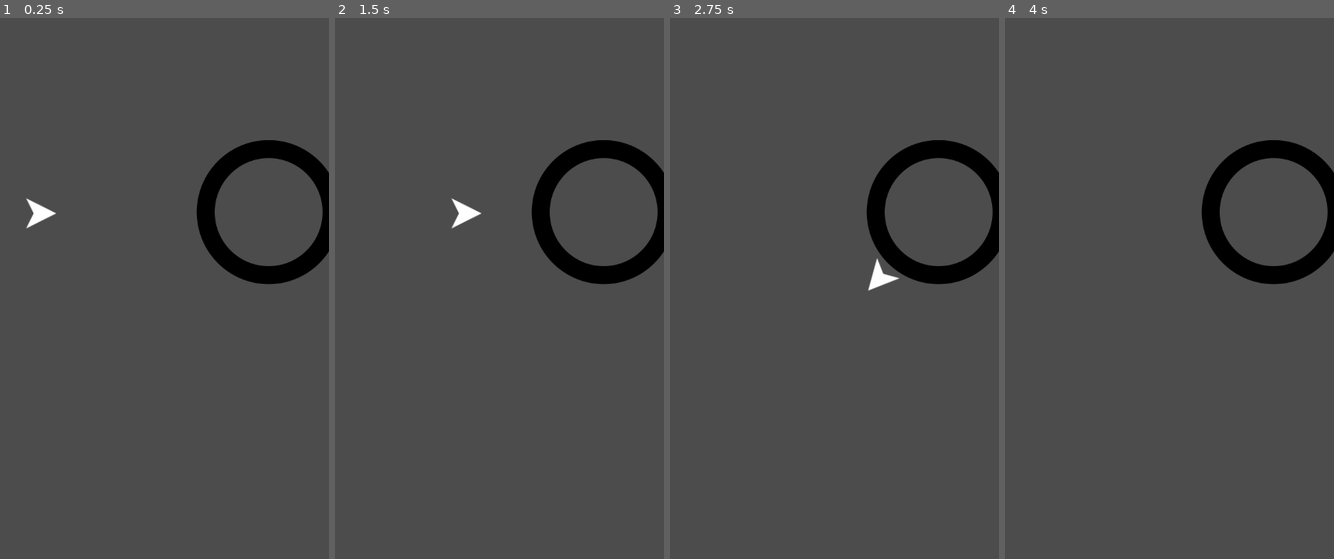
Above: before the commit, frames 1-4 (left to right).
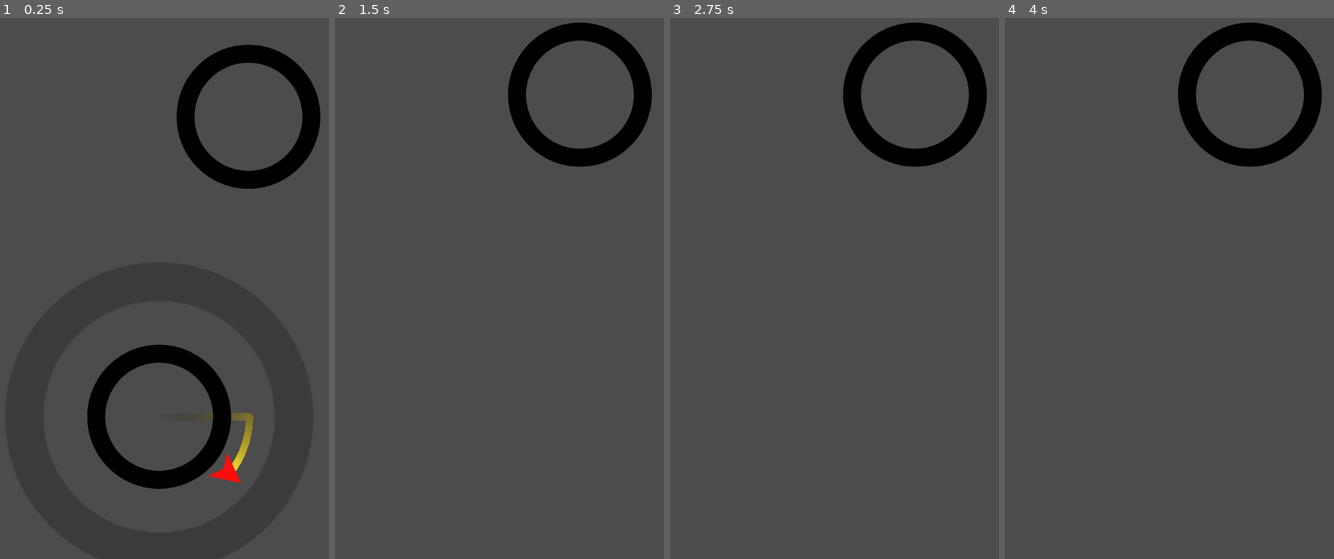
Above: after the commit, the same moments.

Repository: Eyesofbanquo/GodotGame
Game: Godot game, scene res://Main.tscn
Two runs of this game, one before a commit and one after it. Both use one fixed random seed, a clock stepped at 60 frames per second and the inputs below. The project has no main scene, so this scene is started directly.
Inputs (mouse positions are in pixels of both pictures, inside the frame that each line leads up to):
- Up to frame 1 (0.25 s): no input
- Up to frame 2 (1.5 s): move the mouse to (565, 218) at 0.52 s; click (565, 218) at 0.67 s; move the mouse to (420, 283) at 1.27 s; click (420, 283) at 1.42 s
- Up to frame 3 (2.75 s): move the mouse to (860, 115) at 2.02 s; click (860, 115) at 2.17 s
- Up to frame 4 (4 s): move the mouse to (1143, 375) at 2.77 s; click (1143, 375) at 2.92 s; tap Enter at 3.5 s; move the mouse to (1264, 342) at 3.52 s; click (1264, 342) at 3.67 s

The runs differ from the first frame. In frame 1, 12% of the frame differs, in the area x 7-100%, y 4-87%; in frame 2, 6.9%; in frame 3, 6.9%; in frame 4, 6.6%.

Commit message:
Finished Part 2

Diff:
--- a/PhoneGame/Circle.gd
+++ b/PhoneGame/Circle.gd
@@ -4,16 +4,23 @@
 var radius = 100
 var rotation_speed = PI
 
-func _ready():
-	init()
-
-func init(_radius=radius):
+func init(_position, _radius=radius):
+	position = _position
 	radius = _radius
 	$CollisionShape2D.shape = $CollisionShape2D.shape.duplicate()
 	$CollisionShape2D.shape.radius = radius
 	var img_size = $Sprite.texture.get_size().x / 2
 	$Sprite.scale = Vector2(1,1) * radius / img_size
 	orbit_position.position.x = radius + 25
+	rotation_speed *= pow(-1, randi() % 2)
 
 func _process(delta):
 	$Pivot.rotation += rotation_speed * delta
+
+func implode():
+	$AnimationPlayer.play("implode")
+	yield($AnimationPlayer, "animation_finished")
+	queue_free()
+
+func capture():
+	$AnimationPlayer.play("capture")
--- a/PhoneGame/Circle.tscn
+++ /dev/null
@@ -1,26 +0,0 @@
-[gd_scene load_steps=6 format=2]
-
-[ext_resource path="res://assets/images/circle1_n.png" type="Texture" id=1]
-[ext_resource path="res://Circle.gd" type="Script" id=2]
-[ext_resource path="res://color.gdshader" type="Shader" id=3]
-
-[sub_resource type="ShaderMaterial" id=2]
-shader = ExtResource( 3 )
-shader_param/color = null
-
-[sub_resource type="CircleShape2D" id=1]
-radius = 125.534
-
-[node name="Circle" type="Area2D"]
-script = ExtResource( 2 )
-
-[node name="Sprite" type="Sprite" parent="."]
-material = SubResource( 2 )
-texture = ExtResource( 1 )
-
-[node name="CollisionShape2D" type="CollisionShape2D" parent="."]
-shape = SubResource( 1 )
-
-[node name="Pivot" type="Node2D" parent="."]
-
-[node name="OrbitPosition" type="Position2D" parent="Pivot"]
--- a/PhoneGame/Jumper.gd
+++ b/PhoneGame/Jumper.gd
@@ -1,25 +1,42 @@
 extends Area2D
+
+signal captured
+
+onready var trail = $Trail/Points
 
 var velocity = Vector2(100, 0)
 var jump_speed = 1000
 var target = null
+var trail_length = 25
 
 func _unhandled_input(event):
 	if target and event is InputEventScreenTouch and event.is_pressed():
 		jump()
 
 func jump():
+	target.implode()
 	# detach from orbit_position Position2D node
 	target = null
 	#transform.x is the direction we're pointing in
 	velocity = transform.x * jump_speed
 
-
+# This is called when the player connects to a circle
+# It sets the target = to the circle's Area2D
+# It removes velocity so the player can start rotating
+# It emits a signal saying it's captured/connected and passes what it connected to
 func _on_Jumper_area_entered(area):
 	target = area
+	# This gets the vector between your position and the target position
+	# Then it gets the ANGLE of this vector. Since a vector is simply a magnitude + direction (angle)
+	# And it sets the Pivot angle to this angle so that the player always snaps to this place
+	target.get_node("Pivot").rotation = (position - target.position).angle()
 	velocity = Vector2.ZERO
+	emit_signal("captured", area)
 
 func _physics_process(delta):
+	if trail.points.size() > trail_length:
+		trail.remove_point(0)
+	trail.add_point(position)
 	# If a target exists then follow the transform of orbit_position
 	# orbit_position here reprsents a path node
 	# transform is what scales, rotates
--- /dev/null
+++ b/PhoneGame/Main.gd
@@ -0,0 +1,38 @@
+extends Node
+
+
+var Circle = preload("res://objects/Circle.tscn")
+var Jumper = preload("res://objects/Jumper.tscn")
+
+var player
+
+func _ready():
+	randomize()
+	new_game()
+
+func new_game():
+	$Camera2D.position = $StartPosition.position
+	player = Jumper.instance()
+	player.position = $StartPosition.position
+	add_child(player)
+	player.connect("captured", self, "_on_Jumper_captured")
+
+	# create a circle at the start position
+	spawn_circle($StartPosition.position)
+
+func spawn_circle(_position=null):
+	var c = Circle.instance()
+	if !_position:
+		var x = rand_range(-150, 150)
+		var y = rand_range(-500, -400)
+		_position = player.target.position + Vector2(x, y)
+	add_child(c)
+	c.init(_position)
+
+# When the player connects to a circle, This is called and the Circle Area2D is passed
+# It then sets the camera position to the position of the Area2D
+# It then spawns a new circle *away* from the current circle's Area2D position
+func _on_Jumper_captured(object):
+	$Camera2D.position = object.position
+	object.capture()
+	call_deferred("spawn_circle")
--- a/PhoneGame/Main.tscn
+++ b/PhoneGame/Main.tscn
@@ -1,12 +1,16 @@
-[gd_scene load_steps=3 format=2]
+[gd_scene load_steps=2 format=2]
 
-[ext_resource path="res://Jumper.tscn" type="PackedScene" id=1]
-[ext_resource path="res://Circle.tscn" type="PackedScene" id=2]
+[ext_resource path="res://Main.gd" type="Script" id=1]
 
 [node name="Main" type="Node"]
+script = ExtResource( 1 )
 
-[node name="Circle" parent="." instance=ExtResource( 2 )]
-position = Vector2( 396.454, 374.9 )
+[node name="StartPosition" type="Position2D" parent="."]
+position = Vector2( 264.39, 691.822 )
 
-[node name="Jumper" parent="." instance=ExtResource( 1 )]
-position = Vector2( 56.6325, 376.606 )
+[node name="Camera2D" type="Camera2D" parent="."]
+position = Vector2( 222.529, 430.736 )
+offset = Vector2( 0, -200 )
+current = true
+smoothing_enabled = true
+smoothing_speed = 8.0
--- /dev/null
+++ b/PhoneGame/objects/Circle.tscn
@@ -0,0 +1,105 @@
+[gd_scene load_steps=8 format=2]
+
+[ext_resource path="res://assets/images/circle1_n.png" type="Texture" id=1]
+[ext_resource path="res://Circle.gd" type="Script" id=2]
+[ext_resource path="res://color.gdshader" type="Shader" id=3]
+
+[sub_resource type="ShaderMaterial" id=1]
+shader = ExtResource( 3 )
+shader_param/color = null
+
+[sub_resource type="CircleShape2D" id=2]
+radius = 125.534
+
+[sub_resource type="Animation" id=4]
+resource_name = "capture"
+length = 0.5
+step = 0.01
+tracks/0/type = "value"
+tracks/0/path = NodePath("SpriteEffect:visible")
+tracks/0/interp = 1
+tracks/0/loop_wrap = true
+tracks/0/imported = false
+tracks/0/enabled = true
+tracks/0/keys = {
+"times": PoolRealArray( 0 ),
+"transitions": PoolRealArray( 1 ),
+"update": 1,
+"values": [ true ]
+}
+tracks/1/type = "value"
+tracks/1/path = NodePath("SpriteEffect:scale")
+tracks/1/interp = 1
+tracks/1/loop_wrap = true
+tracks/1/imported = false
+tracks/1/enabled = true
+tracks/1/keys = {
+"times": PoolRealArray( 0, 0.5 ),
+"transitions": PoolRealArray( 1, 1 ),
+"update": 0,
+"values": [ Vector2( 3, 3 ), Vector2( 1e-05, 1e-05 ) ]
+}
+tracks/2/type = "value"
+tracks/2/path = NodePath("SpriteEffect:modulate")
+tracks/2/interp = 1
+tracks/2/loop_wrap = true
+tracks/2/imported = false
+tracks/2/enabled = true
+tracks/2/keys = {
+"times": PoolRealArray( 0, 0.5 ),
+"transitions": PoolRealArray( 1, 1 ),
+"update": 0,
+"values": [ Color( 1, 1, 1, 0 ), Color( 1, 1, 1, 0.482353 ) ]
+}
+
+[sub_resource type="Animation" id=3]
+resource_name = "implode"
+length = 0.4
+tracks/0/type = "value"
+tracks/0/path = NodePath(".:scale")
+tracks/0/interp = 1
+tracks/0/loop_wrap = true
+tracks/0/imported = false
+tracks/0/enabled = true
+tracks/0/keys = {
+"times": PoolRealArray( 0, 0.4 ),
+"transitions": PoolRealArray( 1, 1 ),
+"update": 0,
+"values": [ Vector2( 1, 1 ), Vector2( 1e-05, 1e-05 ) ]
+}
+tracks/1/type = "value"
+tracks/1/path = NodePath(".:modulate")
+tracks/1/interp = 1
+tracks/1/loop_wrap = true
+tracks/1/imported = false
+tracks/1/enabled = true
+tracks/1/keys = {
+"times": PoolRealArray( 0, 0.4 ),
+"transitions": PoolRealArray( 1, 1 ),
+"update": 0,
+"values": [ Color( 1, 1, 1, 1 ), Color( 1, 1, 1, 0 ) ]
+}
+
+[node name="Circle" type="Area2D"]
+script = ExtResource( 2 )
+
+[node name="Sprite" type="Sprite" parent="."]
+material = SubResource( 1 )
+texture = ExtResource( 1 )
+
+[node name="SpriteEffect" type="Sprite" parent="."]
+modulate = Color( 1, 1, 1, 0 )
+material = SubResource( 1 )
+scale = Vector2( 3, 3 )
+texture = ExtResource( 1 )
+
+[node name="CollisionShape2D" type="CollisionShape2D" parent="."]
+shape = SubResource( 2 )
+
+[node name="Pivot" type="Node2D" parent="."]
+
+[node name="OrbitPosition" type="Position2D" parent="Pivot"]
+
+[node name="AnimationPlayer" type="AnimationPlayer" parent="."]
+anims/capture = SubResource( 4 )
+anims/implode = SubResource( 3 )
--- a/PhoneGame/Jumper.tscn
+++ b/PhoneGame/objects/Jumper.tscn
@@ -1,18 +1,21 @@
-[gd_scene load_steps=5 format=2]
+[gd_scene load_steps=6 format=2]
 
 [ext_resource path="res://assets/images/jumper.png" type="Texture" id=1]
 [ext_resource path="res://Jumper.gd" type="Script" id=2]
 [ext_resource path="res://color.gdshader" type="Shader" id=3]
 
-[sub_resource type="ShaderMaterial" id=2]
+[sub_resource type="ShaderMaterial" id=1]
 shader = ExtResource( 3 )
-shader_param/color = Color( 1, 1, 1, 1 )
+shader_param/color = Color( 1, 0.054902, 0.054902, 1 )
+
+[sub_resource type="Gradient" id=2]
+colors = PoolColorArray( 0, 0, 0, 0, 1, 0.888808, 0.162791, 1 )
 
 [node name="Jumper" type="Area2D"]
 script = ExtResource( 2 )
 
 [node name="Sprite" type="Sprite" parent="."]
-material = SubResource( 2 )
+material = SubResource( 1 )
 rotation = 1.5708
 texture = ExtResource( 1 )
 
@@ -21,4 +24,13 @@
 
 [node name="VisibilityNotifier2D" type="VisibilityNotifier2D" parent="."]
 
+[node name="Trail" type="Node" parent="."]
+
+[node name="Points" type="Line2D" parent="Trail"]
+z_index = -1
+gradient = SubResource( 2 )
+joint_mode = 2
+begin_cap_mode = 2
+end_cap_mode = 2
+
 [connection signal="area_entered" from="." to="." method="_on_Jumper_area_entered"]
